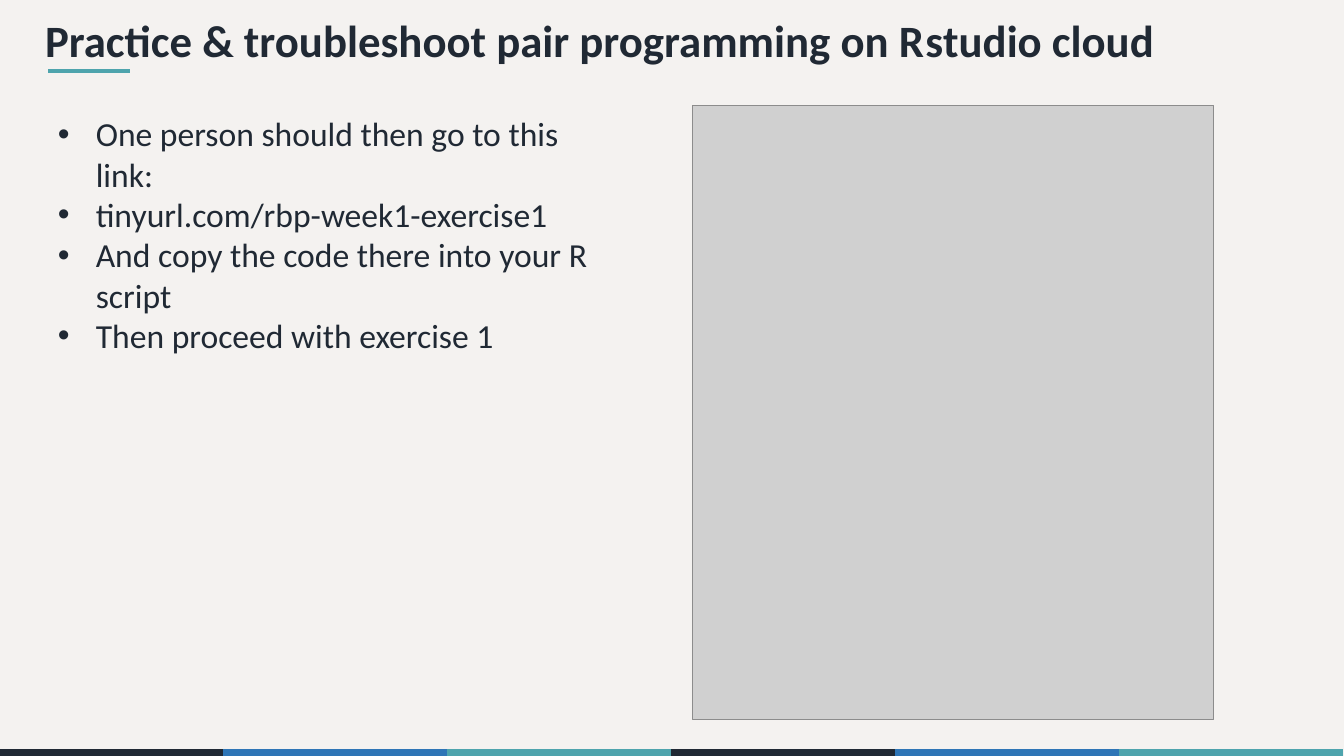
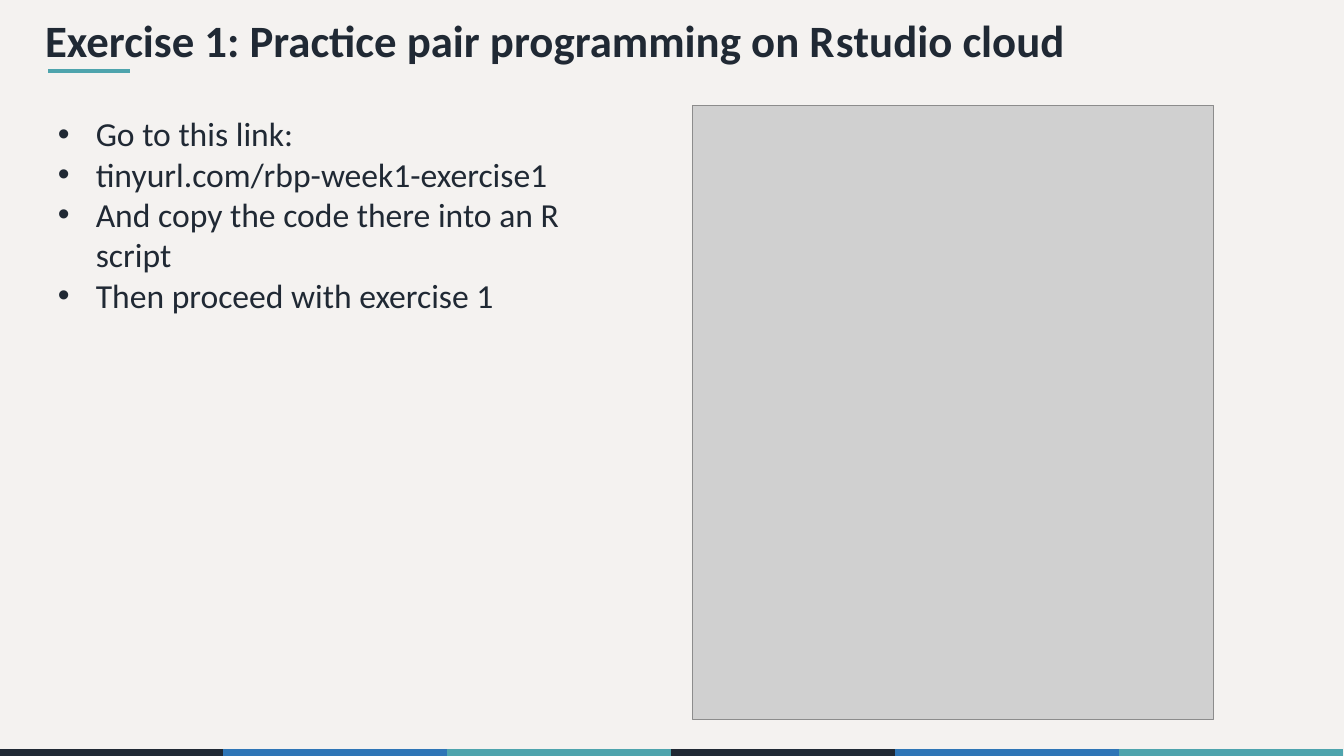
Before and after one commit to the-graph-courses/rbp_cohort_0_materials, a slide deck: slide 19 of week_01/slides/rbp_workshop_01.pptx. Drawn at 1344x756 pixels with LibreOffice and Linux fonts; fonts in the diff are those of the drawing; grey boxes stand for pictures. Boxes give left, top, right and bottom in pixels: in the first picture for what was removed or moved away, otherwise in the second. Text is boxed around its words. In the diff, an @@ line names an element or a change of style, - is before the commit and + after.

```diff
--- a/week_01/slides/rbp_workshop_01.pptx
+++ b/week_01/slides/rbp_workshop_01.pptx
@@ title at (x1=45, y1=25, x2=1065, y2=65): text changed @@
-Practice & troubleshoot pair programming on Rstudio cloud
+Exercise 1: Practice pair programming on Rstudio cloud
@@ text at (x1=96, y1=122, x2=293, y2=147): text changed @@
-• One person should then go to this link:
+• Go to this link:
@@ text at (x1=96, y1=203, x2=559, y2=273): text changed @@
-• And copy the code there into your R script
+• And copy the code there into an R script
```
Also in this commit, not shown: 14 other slides changed, 3 slides added, 2 slides removed, 10 other files.
